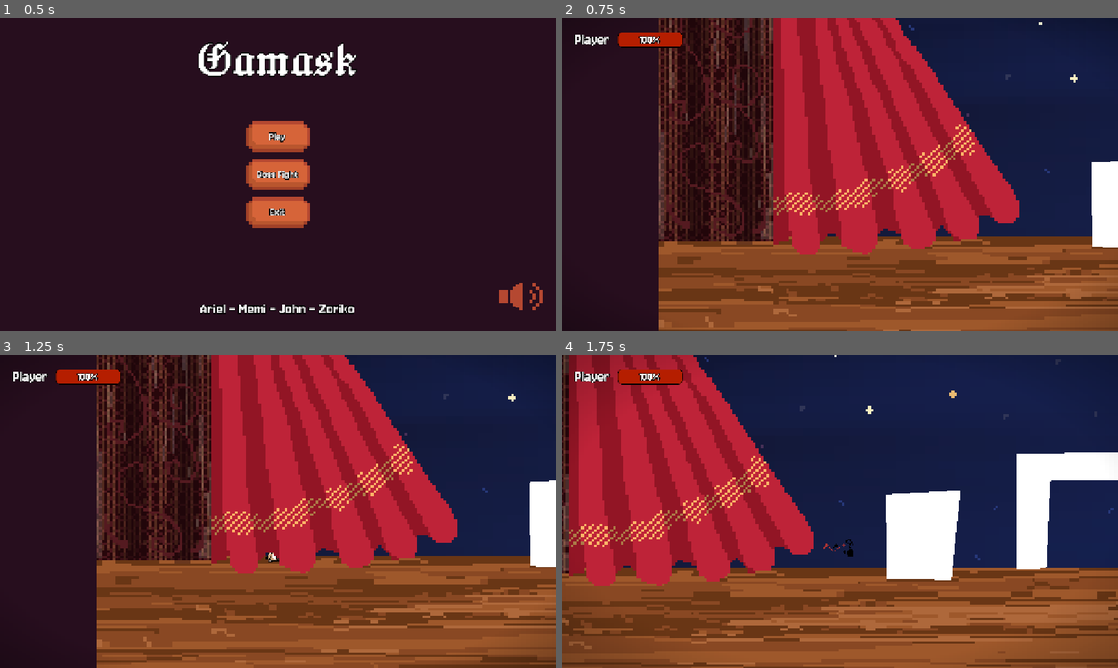
Above: before the commit, frames 1-4 (two rows, left to right).
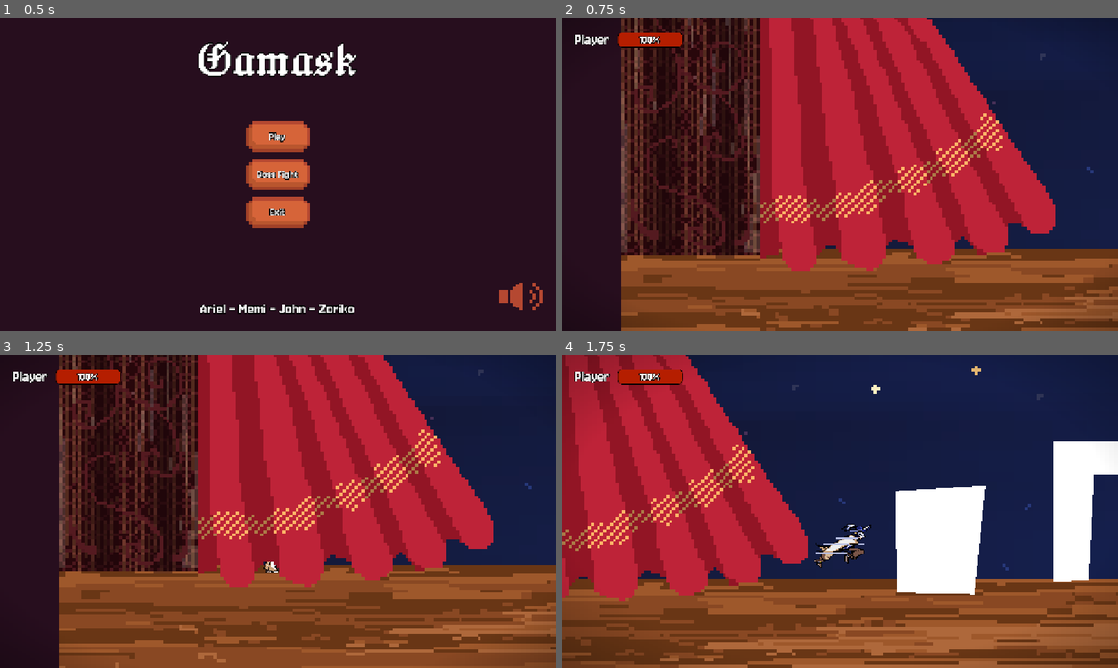
Above: after the commit, the same moments.

Repository: Jeremy-81/GamaBanda
Game: Godot game, scene res://scenes/menu/menu.tscn
Two runs of this game, one before a commit and one after it. Both use one fixed random seed, a clock stepped at 60 frames per second and the inputs below.
Inputs (mouse positions are in pixels of both pictures, inside the frame that each line leads up to):
- Up to frame 1 (0.5 s): no input
- Up to frame 2 (0.75 s): click "Play" at 0.5 s
- Up to frame 3 (1.25 s): no input
- Up to frame 4 (1.75 s): tap Enter at 1.25 s; move the mouse to (962, 495) at 1.27 s; press the mouse at (962, 495) at 1.28 s; hold D (go_right) from 1.28 s (still down); tap Space (jump) at 1.52 s; tap Shift (dash) at 1.55 s

Frame 1 is identical in both runs. In frame 2, 46% of the frame differs, in the area x 10-100%, y 0-100%; in frame 3, 46%; in frame 4, 40%.

Commit message:
Added missing sprites to the player

Diff:
--- a/project.godot
+++ b/project.godot
@@ -25,7 +25,6 @@
 
 movie_writer/video_quality=0.2
 movie_writer/movie_file="C:/Users/John Fernandez/Documents/Personal/Jam/GamaBanda/out/video.avi"
-movie_writer/fps=24
 
 [input]
 
--- a/scenes/levels/backstage_1/backstage_1.tscn
+++ b/scenes/levels/backstage_1/backstage_1.tscn
@@ -92,7 +92,7 @@
 position = Vector2(-2004, 405)
 
 [node name="Camera2D" type="Camera2D" parent="." unique_id=1538928803]
-zoom = Vector2(0.75, 0.75)
+zoom = Vector2(0.905, 0.905)
 
 [node name="StaticPlatforms" type="Node" parent="." unique_id=1097559836]
 
--- a/scenes/objects/player/player.gd
+++ b/scenes/objects/player/player.gd
@@ -100,21 +100,18 @@
 		_shake_screen(true, 0.5);
 		_darken_screen();
 		$FloorImpactParticles.restart();
-	pass;
 
 	if Input.is_action_just_pressed("attack"):
 		attack_counter = clamp(attack_counter + 1, 0, 1);
-		hitbox.attack();
 		if not animation_tree.get("parameters/Attack/active"):
-			animation_tree.set("parameters/Attack/request", AnimationNodeOneShot.ONE_SHOT_REQUEST_FIRE)
-
-		loading_attack = 0.0;
+			animation_tree.set("parameters/Attack/request", AnimationNodeOneShot.ONE_SHOT_REQUEST_FIRE);
 
 	if Input.is_action_pressed("attack"):
 		loading_attack += delta;
 
 	if Input.is_action_just_released("attack") and loading_attack >= 1.0:
 		hitbox.attack(damage, ko_damage);
+		loading_attack = 0.0;
 
 
 func _shake_screen(random_shake: bool = false, shake_time: float = 1.0) -> void:
--- a/scenes/objects/player/player.tscn
+++ b/scenes/objects/player/player.tscn
@@ -1,12 +1,12 @@
 [gd_scene format=3 uid="uid://btg0d1sc8nd3r"]
 
 [ext_resource type="Script" uid="uid://c6cb16oqkrwgg" path="res://scenes/objects/player/player.gd" id="1_g10m2"]
-[ext_resource type="Texture2D" uid="uid://c62574nyu5pg2" path="res://assets/player/roll-dash-Sheet 80x80.png" id="2_nkbs0"]
+[ext_resource type="Texture2D" uid="uid://k44uc44amxym" path="res://assets/player/dash-sheet.png" id="3_bdcal"]
 [ext_resource type="Texture2D" uid="uid://bwgad8ayxr78l" path="res://assets/player/combo-Sheet.png" id="3_ponut"]
-[ext_resource type="Texture2D" uid="uid://0i4vxouppdl6" path="res://assets/player/speed-fall-Sheet 80x80.png" id="4_io36v"]
+[ext_resource type="Texture2D" uid="uid://gvubsfii4gv5" path="res://assets/player/speed-fall-sheet.png" id="5_bdcal"]
 [ext_resource type="Script" uid="uid://b13w1i1ecf06o" path="res://scenes/objects/components/hurtbox.gd" id="6_bdcal"]
-[ext_resource type="Texture2D" uid="uid://datgtv3kbm2jx" path="res://assets/player/jump-sheet 80x90 (final).png" id="6_ponut"]
-[ext_resource type="Texture2D" uid="uid://c7kj83h2nr211" path="res://assets/player/run-Sheet 80x80 (final).png" id="7_dvfu2"]
+[ext_resource type="Texture2D" uid="uid://datgtv3kbm2jx" path="res://assets/player/jump-sheet.png" id="6_ponut"]
+[ext_resource type="Texture2D" uid="uid://c7kj83h2nr211" path="res://assets/player/run-sheet.png" id="7_dvfu2"]
 [ext_resource type="Script" uid="uid://ct2ao5y04qtji" path="res://scenes/objects/components/hitbox.gd" id="7_ponut"]
 
 [sub_resource type="AtlasTexture" id="AtlasTexture_ibpxp"]
@@ -62,60 +62,52 @@
 region = Rect2(1240, 0, 124, 85)
 
 [sub_resource type="AtlasTexture" id="AtlasTexture_g65c7"]
-atlas = ExtResource("2_nkbs0")
+atlas = ExtResource("3_bdcal")
 region = Rect2(0, 0, 80, 80)
 
 [sub_resource type="AtlasTexture" id="AtlasTexture_japq8"]
-atlas = ExtResource("2_nkbs0")
+atlas = ExtResource("3_bdcal")
 region = Rect2(80, 0, 80, 80)
 
 [sub_resource type="AtlasTexture" id="AtlasTexture_absnx"]
-atlas = ExtResource("2_nkbs0")
+atlas = ExtResource("3_bdcal")
 region = Rect2(160, 0, 80, 80)
 
 [sub_resource type="AtlasTexture" id="AtlasTexture_a2h7i"]
-atlas = ExtResource("2_nkbs0")
+atlas = ExtResource("3_bdcal")
 region = Rect2(240, 0, 80, 80)
-
-[sub_resource type="AtlasTexture" id="AtlasTexture_nqkks"]
-atlas = ExtResource("2_nkbs0")
-region = Rect2(320, 0, 80, 80)
-
-[sub_resource type="AtlasTexture" id="AtlasTexture_jxhie"]
-atlas = ExtResource("2_nkbs0")
-region = Rect2(400, 0, 80, 80)
-
-[sub_resource type="AtlasTexture" id="AtlasTexture_8bans"]
-atlas = ExtResource("2_nkbs0")
-region = Rect2(480, 0, 80, 80)
-
-[sub_resource type="AtlasTexture" id="AtlasTexture_vx2qb"]
-atlas = ExtResource("2_nkbs0")
-region = Rect2(560, 0, 80, 80)
 
 [sub_resource type="AtlasTexture" id="AtlasTexture_bdcal"]
 atlas = ExtResource("6_ponut")
 region = Rect2(0, 0, 80, 90)
 
+[sub_resource type="AtlasTexture" id="AtlasTexture_nqkks"]
+atlas = ExtResource("5_bdcal")
+region = Rect2(0, 0, 80, 90)
+
+[sub_resource type="AtlasTexture" id="AtlasTexture_jxhie"]
+atlas = ExtResource("5_bdcal")
+region = Rect2(80, 0, 80, 90)
+
+[sub_resource type="AtlasTexture" id="AtlasTexture_8bans"]
+atlas = ExtResource("5_bdcal")
+region = Rect2(160, 0, 80, 90)
+
+[sub_resource type="AtlasTexture" id="AtlasTexture_vx2qb"]
+atlas = ExtResource("5_bdcal")
+region = Rect2(240, 0, 80, 90)
+
 [sub_resource type="AtlasTexture" id="AtlasTexture_n8a43"]
-atlas = ExtResource("6_ponut")
+atlas = ExtResource("5_bdcal")
+region = Rect2(320, 0, 80, 90)
+
+[sub_resource type="AtlasTexture" id="AtlasTexture_l4xa5"]
+atlas = ExtResource("5_bdcal")
+region = Rect2(400, 0, 80, 90)
+
+[sub_resource type="AtlasTexture" id="AtlasTexture_7ovy6"]
+atlas = ExtResource("5_bdcal")
 region = Rect2(480, 0, 80, 90)
-
-[sub_resource type="AtlasTexture" id="AtlasTexture_l4xa5"]
-atlas = ExtResource("4_io36v")
-region = Rect2(240, 0, 80, 80)
-
-[sub_resource type="AtlasTexture" id="AtlasTexture_7ovy6"]
-atlas = ExtResource("4_io36v")
-region = Rect2(320, 0, 80, 80)
-
-[sub_resource type="AtlasTexture" id="AtlasTexture_51wug"]
-atlas = ExtResource("4_io36v")
-region = Rect2(400, 0, 80, 80)
-
-[sub_resource type="AtlasTexture" id="AtlasTexture_j0ia0"]
-atlas = ExtResource("4_io36v")
-region = Rect2(480, 0, 80, 80)
 
 [sub_resource type="AtlasTexture" id="AtlasTexture_ponut"]
 atlas = ExtResource("6_ponut")
@@ -249,18 +241,6 @@
 }, {
 "duration": 1.0,
 "texture": SubResource("AtlasTexture_a2h7i")
-}, {
-"duration": 1.0,
-"texture": SubResource("AtlasTexture_nqkks")
-}, {
-"duration": 1.0,
-"texture": SubResource("AtlasTexture_jxhie")
-}, {
-"duration": 1.0,
-"texture": SubResource("AtlasTexture_8bans")
-}, {
-"duration": 1.0,
-"texture": SubResource("AtlasTexture_vx2qb")
 }],
 "loop": true,
 "name": &"dash",
@@ -276,7 +256,13 @@
 }, {
 "frames": [{
 "duration": 1.0,
-"texture": SubResource("AtlasTexture_n8a43")
+"texture": SubResource("AtlasTexture_nqkks")
+}, {
+"duration": 1.6,
+"texture": SubResource("AtlasTexture_jxhie")
+}, {
+"duration": 0.6,
+"texture": SubResource("AtlasTexture_8bans")
 }],
 "loop": true,
 "name": &"fall_impulse",
@@ -284,16 +270,16 @@
 }, {
 "frames": [{
 "duration": 1.0,
+"texture": SubResource("AtlasTexture_vx2qb")
+}, {
+"duration": 1.0,
+"texture": SubResource("AtlasTexture_n8a43")
+}, {
+"duration": 1.0,
 "texture": SubResource("AtlasTexture_l4xa5")
 }, {
 "duration": 1.0,
 "texture": SubResource("AtlasTexture_7ovy6")
-}, {
-"duration": 1.0,
-"texture": SubResource("AtlasTexture_51wug")
-}, {
-"duration": 1.0,
-"texture": SubResource("AtlasTexture_j0ia0")
 }],
 "loop": true,
 "name": &"falling_fast",
@@ -442,7 +428,7 @@
 
 [sub_resource type="Animation" id="Animation_dvfu2"]
 resource_name = "dash"
-length = 0.6667
+length = 0.3333
 tracks/0/type = "value"
 tracks/0/imported = false
 tracks/0/enabled = true
@@ -458,7 +444,7 @@
 
 [sub_resource type="Animation" id="Animation_qfccq"]
 resource_name = "fall_impulse"
-length = 0.1
+length = 0.32
 tracks/0/type = "value"
 tracks/0/imported = false
 tracks/0/enabled = true
@@ -945,7 +931,7 @@
 sprite_frames = SubResource("SpriteFrames_g65c7")
 animation = &"run"
 autoplay = "default"
-frame_progress = 0.75004923
+frame_progress = 0.9034076
 
 [node name="CollisionShape2D" type="CollisionShape2D" parent="." unique_id=1364101473]
 shape = SubResource("CapsuleShape2D_g10m2")
Binary file added: assets/level/moon.png
Not shown, added: assets/level/moon.png.import
Binary file removed: assets/player/Combo-Sheet 80x125.png
Not shown, removed: assets/player/Combo-Sheet 80x125.png.import
Binary file added: assets/player/dash-sheet.png
Not shown, added: assets/player/dash-sheet.png.import
Binary file removed: assets/player/jump-Sheet 80x80.png
Not shown, removed: assets/player/jump-Sheet 80x80.png.import
Not shown, removed: assets/player/jump-sheet 80x90 (final).png.import
Renamed: assets/player/jump-sheet 80x90 (final).png -> assets/player/jump-sheet.png
Not shown, added: assets/player/jump-sheet.png.import
Binary file removed: assets/player/roll-dash-Sheet 80x80.png
(and 11 more such lines)
